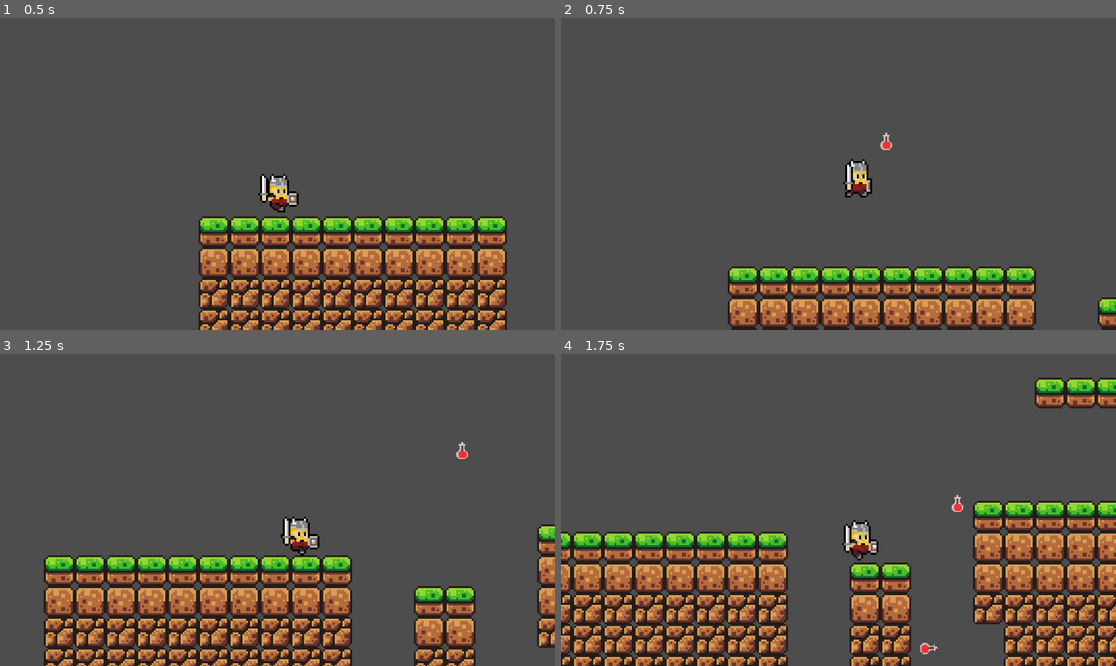
Above: before the commit, frames 1-4 (two rows, left to right).
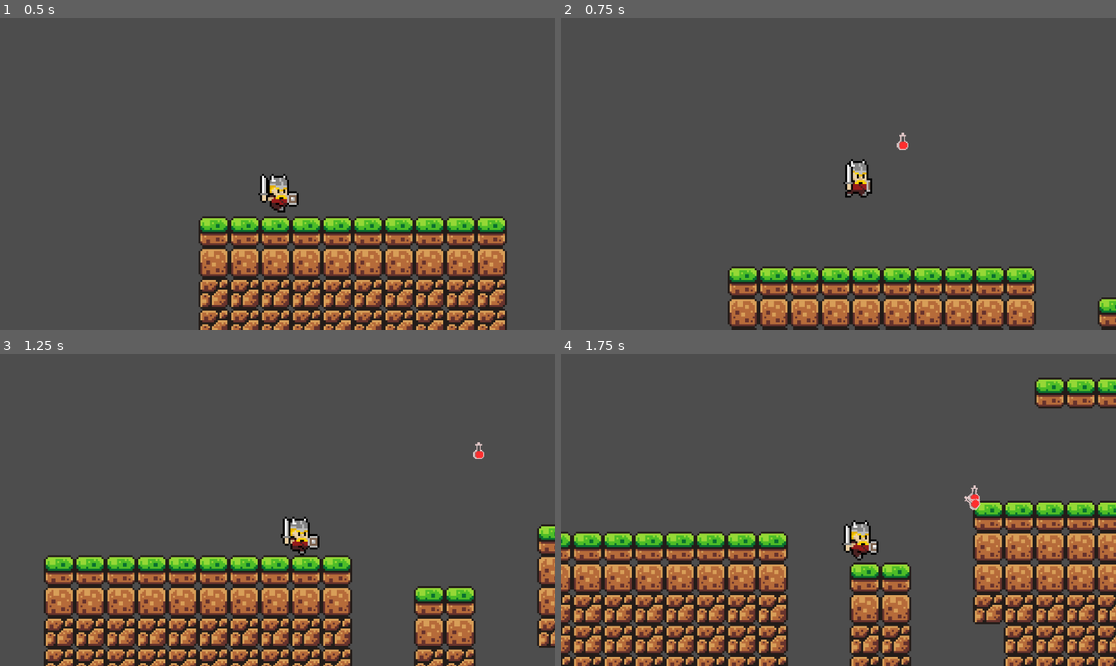
Above: after the commit, the same moments.

Repository: 25garcial/school-game
Game: Godot game, scene res://scenes/levels/berg_level.tscn
Two runs of this game, one before a commit and one after it. Both use one fixed random seed, a clock stepped at 60 frames per second and the inputs below.
Inputs:
- Up to frame 1 (0.5 s): no input
- Up to frame 2 (0.75 s): tap Enter (ui_accept) at 0.5 s; hold Right (ui_right) from 0.53 s (still down); tap G (potionThrow) at 0.6 s
- Up to frame 3 (1.25 s): keep holding Right (ui_right); tap Enter (ui_accept) at 0.77 s
- Up to frame 4 (1.75 s): keep holding Right (ui_right); tap G (potionThrow) at 1.35 s; tap Enter (ui_accept) at 1.52 s

Frame 1 is identical in both runs. In frame 2, 0.1% of the frame differs, in the area x 57-63%, y 36-43%; in frame 3, 0.1%; in frame 4, 0.3%, in the area x 64-76%, y 42-97%.

Commit message:
killzone deletes things that arent the player

Diff:
--- a/school-game/player.tscn
+++ b/school-game/player.tscn
@@ -163,7 +163,7 @@
 }],
 "loop": true,
 "name": &"down",
-"speed": 5.0
+"speed": 12.0
 }, {
 "frames": [{
 "duration": 1.0,
@@ -192,7 +192,7 @@
 }],
 "loop": true,
 "name": &"left",
-"speed": 5.0
+"speed": 12.0
 }, {
 "frames": [{
 "duration": 1.0,
@@ -250,7 +250,7 @@
 }],
 "loop": true,
 "name": &"up",
-"speed": 5.0
+"speed": 12.0
 }]
 
 [node name="CharacterBody2D" type="CharacterBody2D"]
--- a/school-game/scenes/red_potion.tscn
+++ b/school-game/scenes/red_potion.tscn
@@ -7,6 +7,8 @@
 
 [node name="red potion" type="RigidBody2D"]
 position = Vector2(1, -2)
+collision_layer = 2
+collision_mask = 2
 
 [node name="CollisionShape2D" type="CollisionShape2D" parent="."]
 position = Vector2(-1, 1.19209e-07)
--- a/school-game/scripts/killzone.gd
+++ b/school-game/scripts/killzone.gd
@@ -12,5 +12,8 @@
 
 
 func _on_body_entered(body: Node2D) -> void:
-	print("collision")
-	get_tree().reload_current_scene()
+	if (body.name=="CharacterBody2D"):
+		get_tree().reload_current_scene()
+	else:
+		body.queue_free()
+	print("collision: "+body.name)
--- a/school-game/scripts/player.gd
+++ b/school-game/scripts/player.gd
@@ -10,12 +10,10 @@
 func throwPotion(potion):
 	var instance = potions[potion].instantiate()
 	instance.position=position
-	#instance=RigidBody2D.new()
+	#instance=RigidBody2D.new() #used only to case RigidBody2D to instance for autocomplete
 	instance.linear_velocity=velocity
 	instance.linear_velocity[0]+=150
 	instance.linear_velocity[1]+=-200
-	instance.set_collision_layer_value(1,false)
-	print(instance.collision_layer)
 	get_parent().add_child(instance)
 
 func _physics_process(delta: float) -> void:
